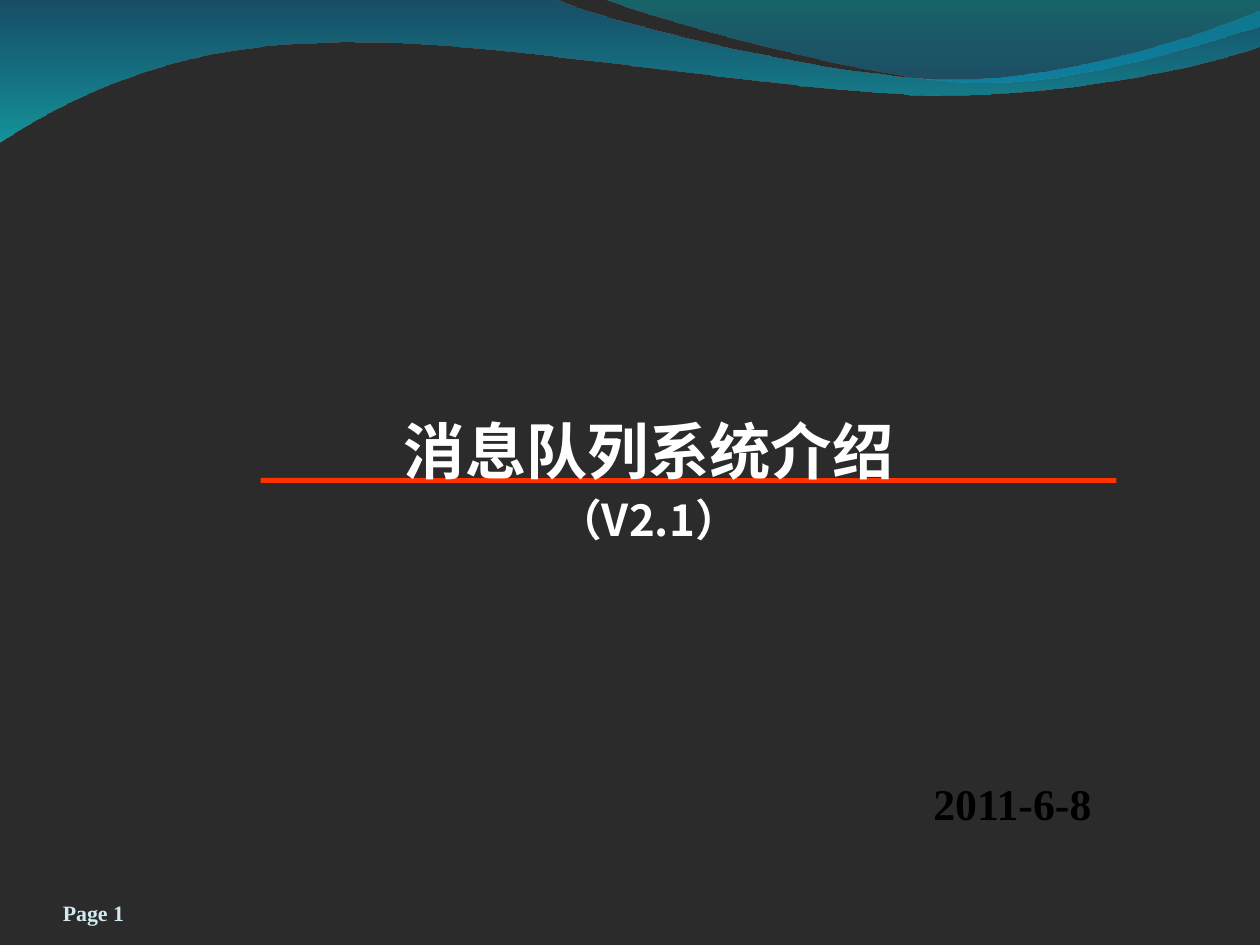
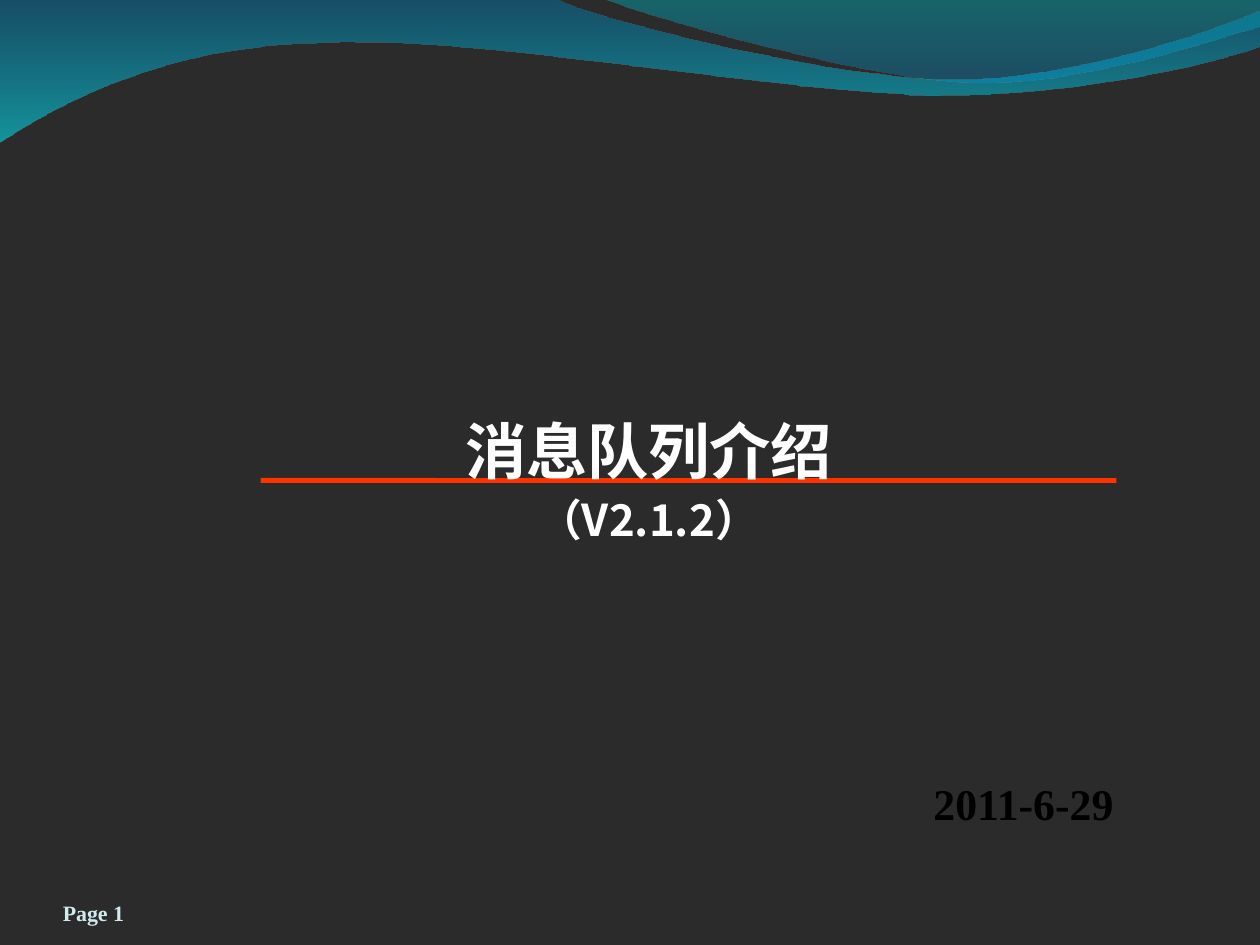
Before and after one commit to zxf1864/cwinux-mq, a slide deck: slide 1 of mq/doc/mq_introduce.ppt. Drawn at 1260x945 pixels with LibreOffice and Linux fonts; fonts in the diff are those of the drawing; background and template pictures are left out; a plain dark background stands for a picture behind light text. Boxes give left, top, right and bottom in pixels: in the first picture for what was removed or moved away, otherwise in the second. Text is boxed around its words. In the diff, an @@ line names an element or a change of style, - is before the commit and + after.

```diff
--- a/mq/doc/mq_introduce.ppt
+++ b/mq/doc/mq_introduce.ppt
@@ text at (465, 421, 832, 540): text changed; size 28 to 20 pt @@
-消息队列系统介绍
-（V2.1）
+消息队列介绍
+（V2.1.2）
@@ text at (933, 791, 1113, 820): text changed @@
-2011-6-8
+2011-6-29
```
Also in this commit, not shown: 3 other slides changed, 3 slides added, 1 slide removed.
